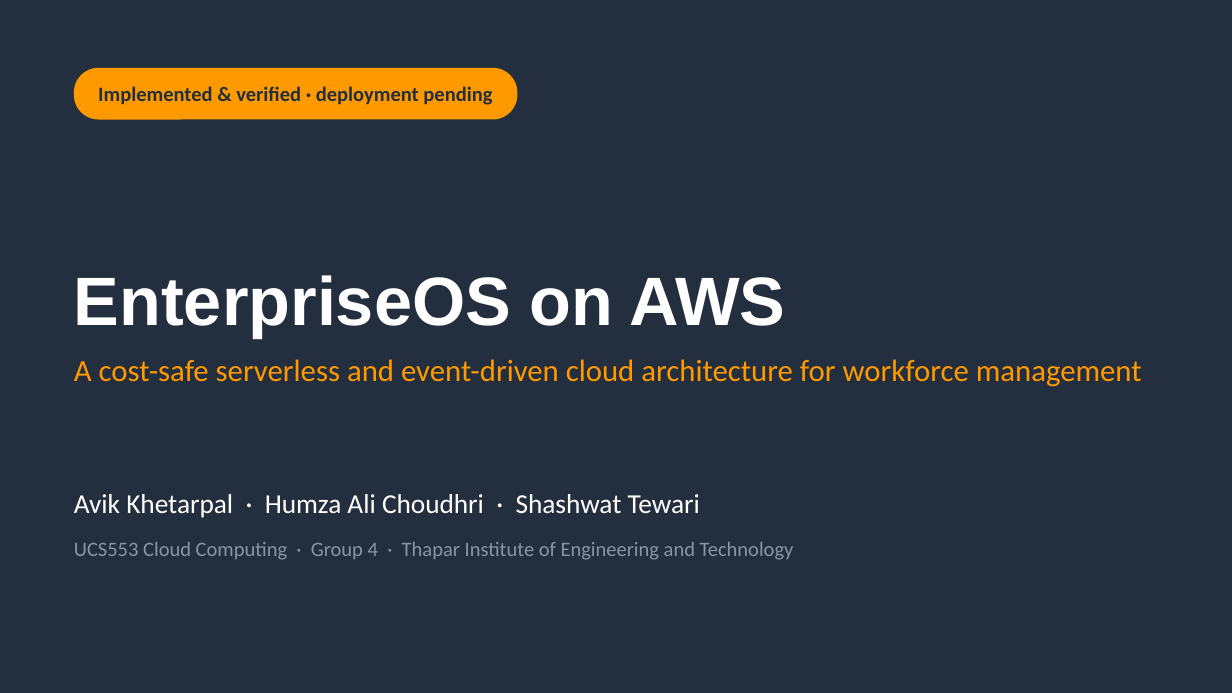
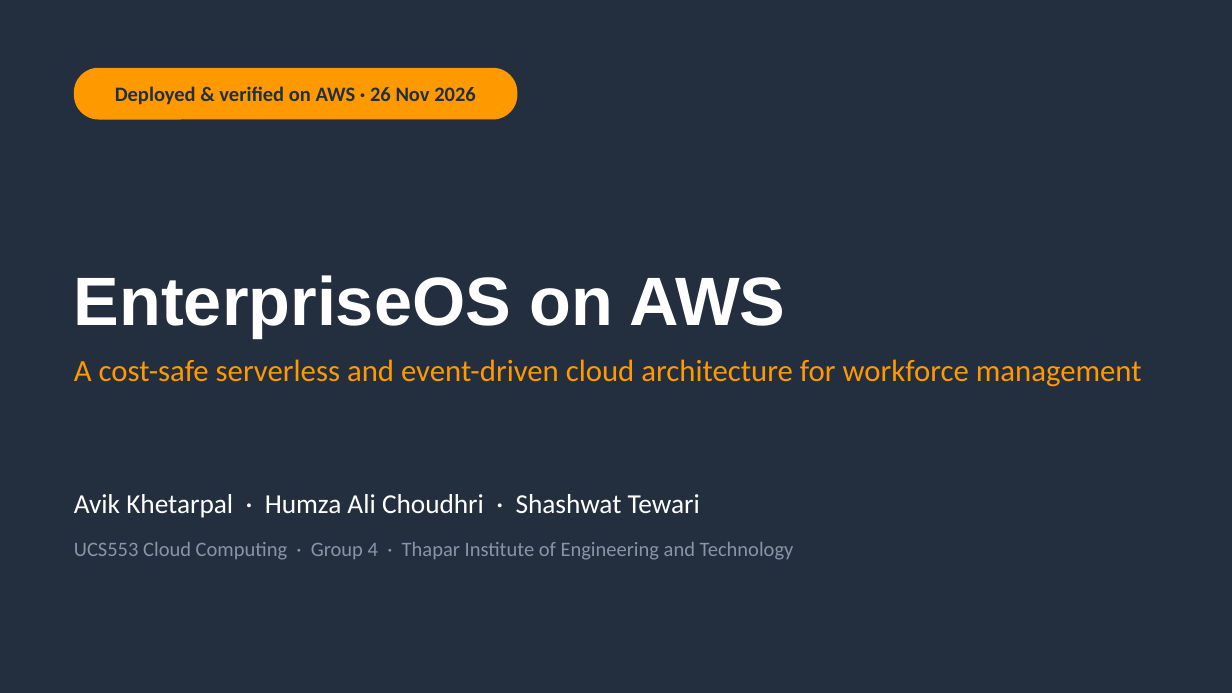
Before and after one commit to Ak7950/EnterpriseOS-AWS-Cloud, a slide deck: slide 1 of presentation/EnterpriseOS-AWS-Presentation.pptx. Drawn at 1232x693 pixels with LibreOffice and Linux fonts; fonts in the diff are those of the drawing. Boxes give left, top, right and bottom in pixels: in the first picture for what was removed or moved away, otherwise in the second. Text is boxed around its words. In the diff, an @@ line names an element or a change of style, - is before the commit and + after.

```diff
--- a/presentation/EnterpriseOS-AWS-Presentation.pptx
+++ b/presentation/EnterpriseOS-AWS-Presentation.pptx
@@ text at (115, 86, 476, 105): text changed @@
-Implemented & verified · deployment pending
+Deployed & verified on AWS · 26 Nov 2026
```
Also in this commit, not shown: 3 other slides changed, 14 other files.
